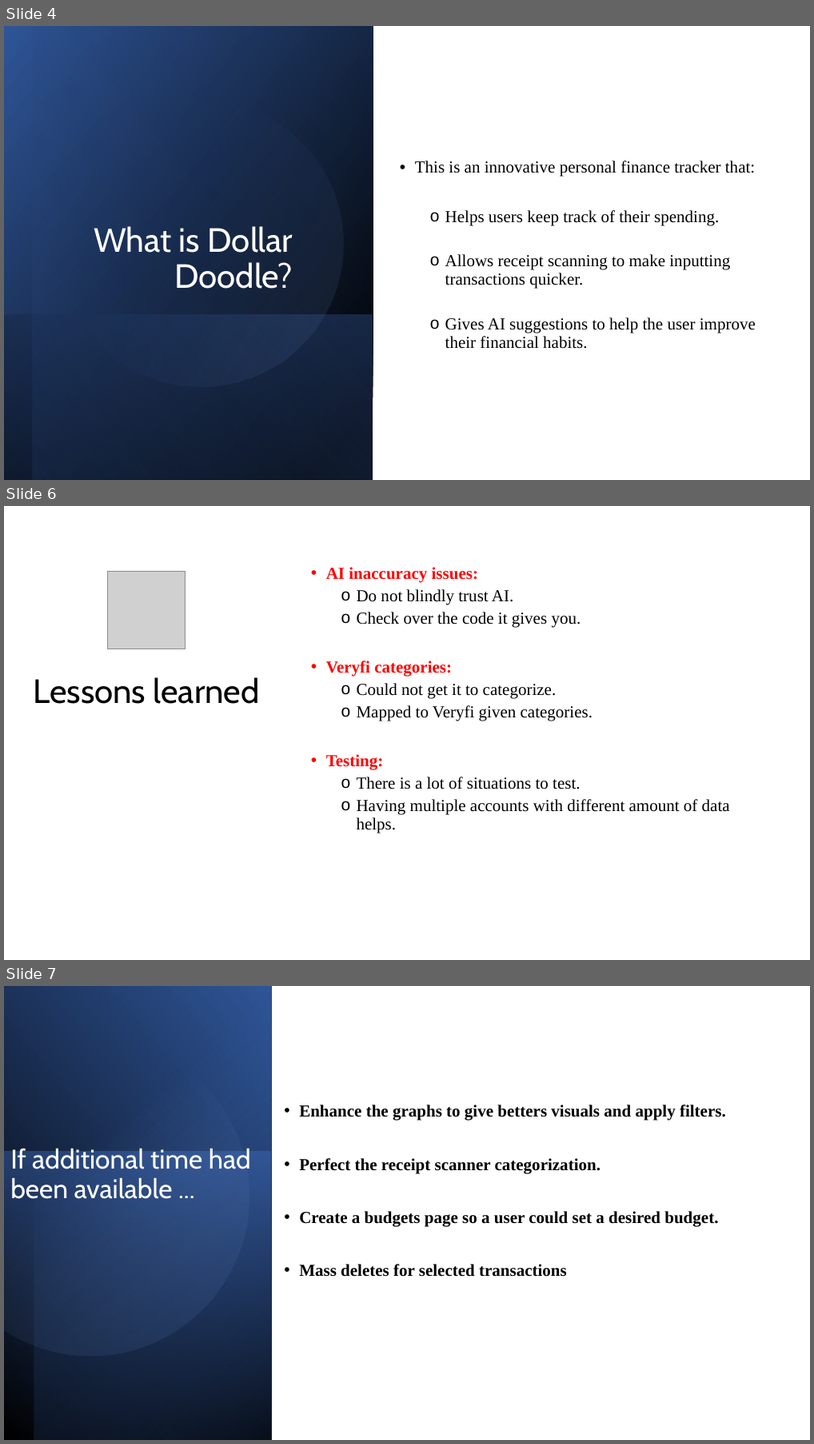
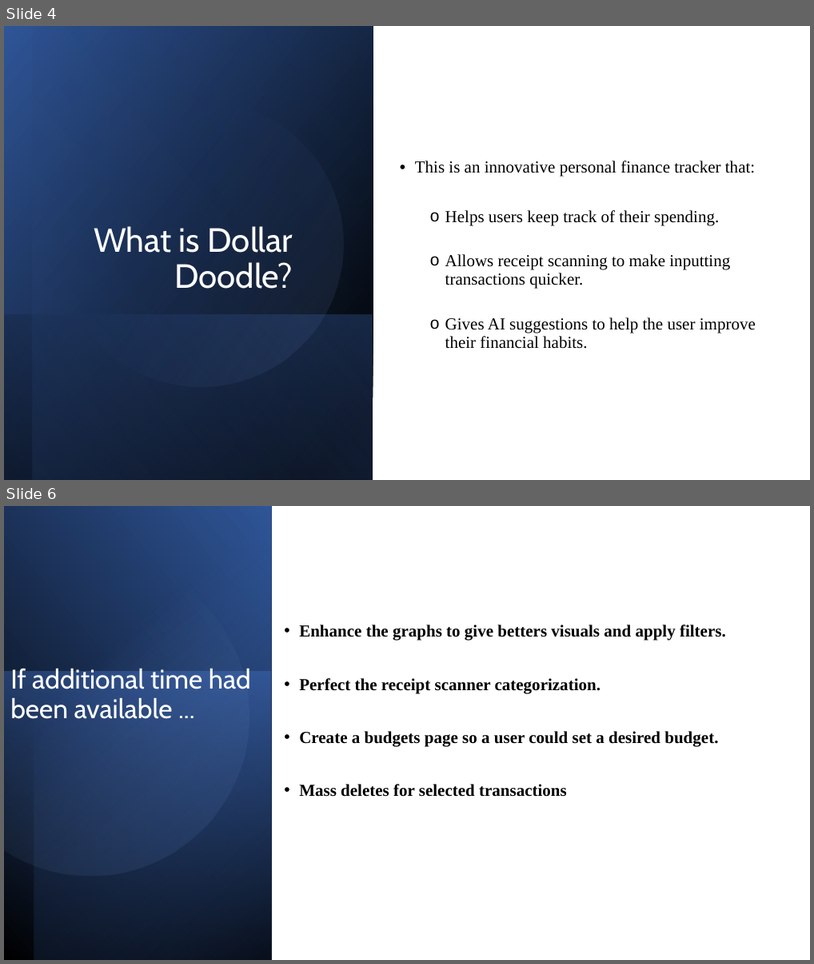
Before and after one commit to Buesse7310/Dollar-Doodle, a slide deck: finalvideo/Dollar_Doodle-Final.pptx. Shown one above the other, each under a label of ours: slides 4, 6 and 7 before the commit, slides 4 and 6 after it; the slides between them are not shown. The pictures are 814x1444 and 814x964 pixels, drawn with LibreOffice and Linux fonts; fonts in the diff are those of the drawing; grey boxes stand for pictures; background and template pictures are left out. Boxes give left, top, right and bottom in pixels: in the first picture for what was removed or moved away, otherwise in the second. Text is boxed around its words. In the diff, an @@ line names an element or a change of style, - is before the commit and + after.

```diff
--- a/finalvideo/Dollar_Doodle-Final.pptx
+++ b/finalvideo/Dollar_Doodle-Final.pptx
@@ slide 6 removed at (4,506,810,960), background #FFFFFF @@
@@ picture removed at (108,572,186,648) @@
@@ text removed at (326,567,730,832) @@
-• AI inaccuracy issues:
-  o Do not blindly trust AI.
-  o Check over the code it gives you.
-• Veryfi categories:
-  o Could not get it to categorize.
-  o Mapped to Veryfi given categories.
-• Testing:
-  o There is a lot of situations to test.
-  o Having multiple accounts with different amount of data helps.
@@ title removed at (34,677,260,704) @@
-Lessons learned
@@ what was slide 7 is now slide 6 @@
```
Also in this commit, not shown: 1 slide changed, 2 other files.
